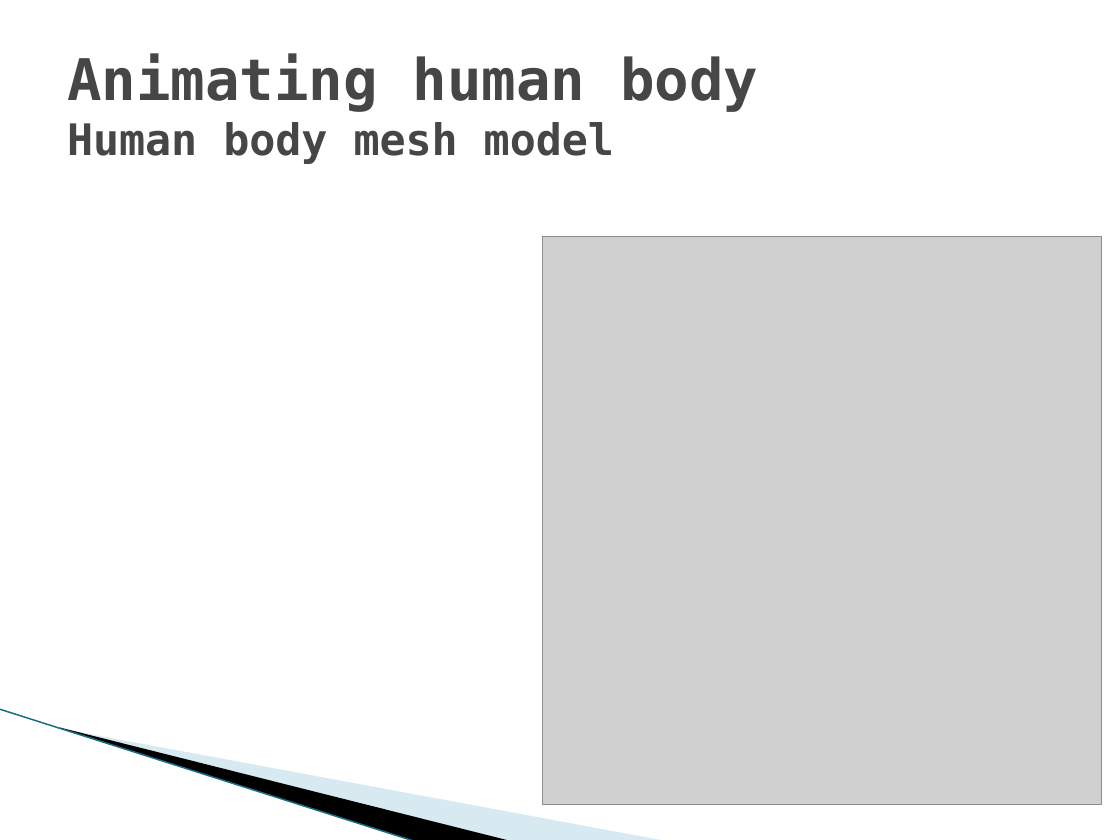
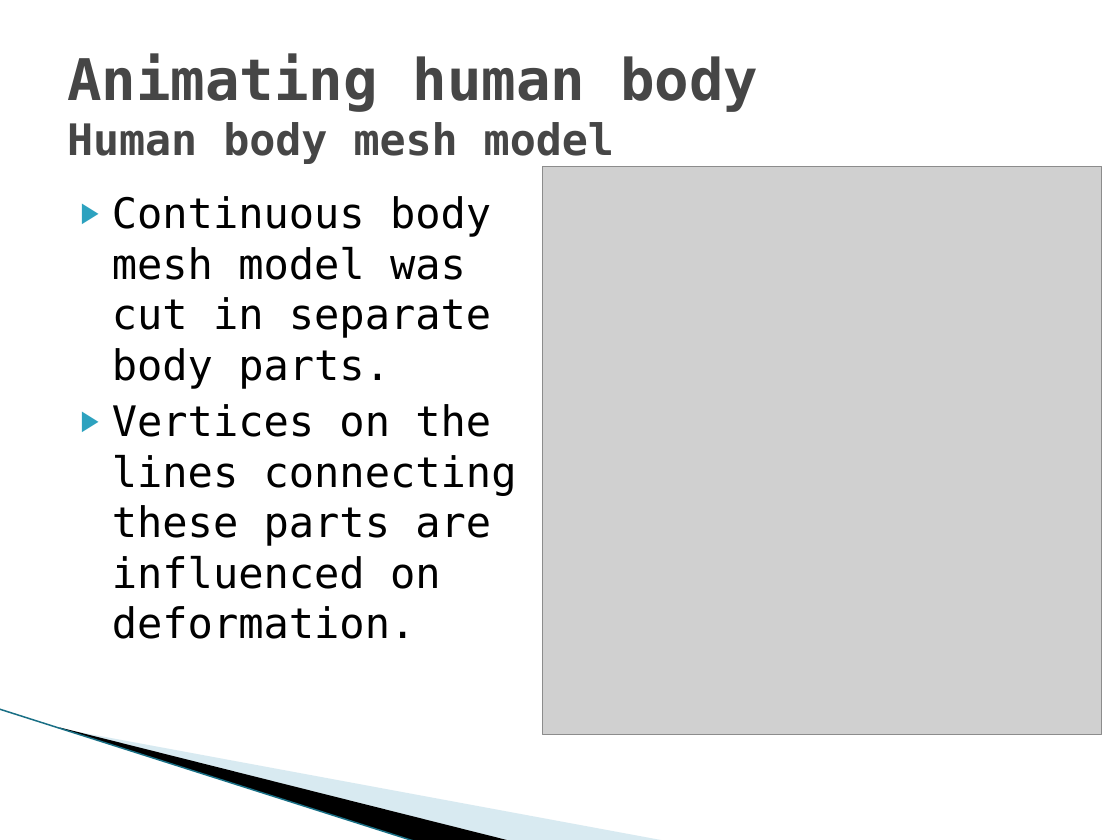
Before and after one commit to hobama/cvg01, a slide deck: slide 26 of docs/Presentation/Presentation.pptx. Drawn at 1120x840 pixels with LibreOffice and Linux fonts; fonts in the diff are those of the drawing; grey boxes stand for pictures; background and template pictures are left out. Boxes give left, top, right and bottom in pixels: in the first picture for what was removed or moved away, otherwise in the second. Text is boxed around its words. In the diff, an @@ line names an element or a change of style, - is before the commit and + after.

```diff
--- a/docs/Presentation/Presentation.pptx
+++ b/docs/Presentation/Presentation.pptx
@@ picture: place and size @@
-picture at <box>542,236,1101,804</box>
+picture at <box>542,166,1101,734</box>
@@ text added at <box>112,196,517,639</box>, 27 pt, text #000000 @@
+▶ Continuous body mesh model was cut in separate body parts.
+▶ Vertices on the lines connecting these parts are influenced on deformation.
```
Also in this commit, not shown: 6 other slides changed, 4 slides added.
